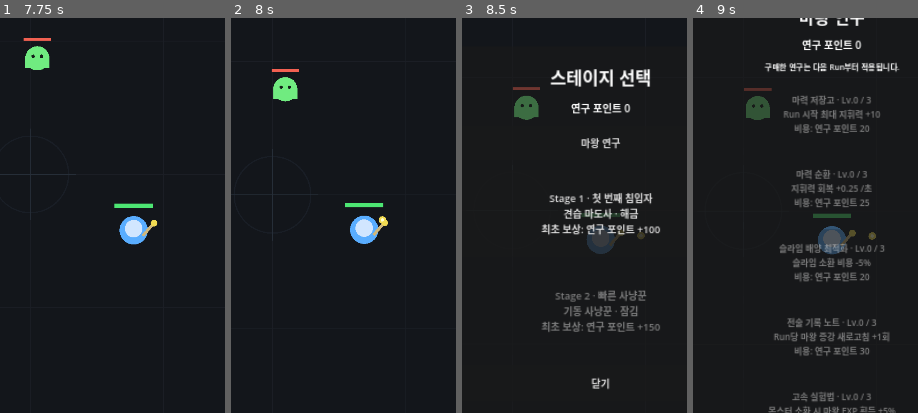
Above: before the commit, frames 1-4 (left to right).
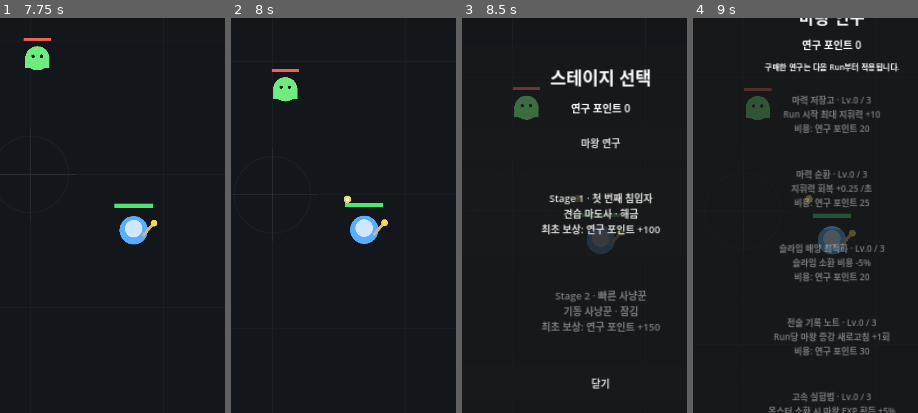
Above: after the commit, the same moments.

Repository: MinSung0732/Again-Hero-
Game: Godot game, scene res://src/main/Main.tscn
Same seed, same stepped clock (60 frames per second), same inputs: the game is played once before the commit and once after it.
Inputs:
- Up to frame 1 (7.75 s): click "스테이지" at 0.5 s; click "Stage 1 · 첫 번째 침입자 견습 마도사 · 해…" at 1.25 s; click "자동 배치" at 2 s; click "수동 배치" at 2.75 s; click "슬라임 비용 3.0" at 3.5 s; click "스테이지" at 4.25 s; click "Stage 1 · 첫 번째 침입자 견습 마도사 · 해…" at 5 s; click "자동 배치" at 5.75 s; click "수동 배치" at 6.5 s; click "슬라임 비용 3.0" at 7.25 s
- Up to frame 2 (8 s): no input
- Up to frame 3 (8.5 s): click "스테이지" at 8 s
- Up to frame 4 (9 s): click "마왕 연구" at 8.75 s
The pictures show only the part of the screen within x 19-69%, y 19-69%; the shares and areas given below are measured in that part.

Frame 1 is identical in both runs. In frame 2, less than 0.1% of the frame differs, in the area x 50-69%, y 45-52%; in frame 3, less than 0.1%; in frame 4, 0.1%, in the area x 49-82%, y 44-57%.
Error in both runs: Invalid call to function 'get_name' in base 'GDScript'. Expected 0 arguments. (res://src/battle/battle.gd:378)

Commit message:
feat: add projectile splash damage for area augments

Diff:
--- a/src/hero/hero_projectile.gd
+++ b/src/hero/hero_projectile.gd
@@ -14,6 +14,9 @@
 var damage: int = 34
 var traveled_distance: float = 0.0
 var source_hero_id: String = ""
+var splash_radius: float = 0.0
+var splash_damage_ratio: float = 0.0
+var has_impacted: bool = false
 
 @onready var projectile_sprite: AnimatedSprite2D = $ProjectileSprite
 
@@ -27,13 +30,17 @@
 	new_damage: int,
 	new_speed: float,
 	new_max_range: float,
-	new_source_hero_id: String = ""
+	new_source_hero_id: String = "",
+	new_splash_radius: float = 0.0,
+	new_splash_damage_ratio: float = 0.0
 ) -> void:
 	direction = new_direction.normalized()
 	damage = new_damage
 	speed = new_speed
 	max_range = new_max_range
 	source_hero_id = new_source_hero_id
+	splash_radius = maxf(new_splash_radius, 0.0)
+	splash_damage_ratio = clampf(new_splash_damage_ratio, 0.0, 1.0)
 	rotation = direction.angle()
 	_apply_projectile_visual()
 
@@ -46,12 +53,42 @@
 		queue_free()
 
 func _on_body_entered(body: Node) -> void:
+	if has_impacted:
+		return
 	if body == null or body.is_queued_for_deletion():
 		return
+	if not body.is_in_group("monsters") or not body.has_method("take_damage"):
+		return
 
-	if body.is_in_group("monsters") and body.has_method("take_damage"):
-		body.call("take_damage", damage)
-		queue_free()
+	has_impacted = true
+	body.call("take_damage", damage)
+
+	if splash_radius > 0.0 and splash_damage_ratio > 0.0:
+		_apply_splash_damage(body)
+
+	queue_free()
+
+func _apply_splash_damage(direct_target: Node) -> void:
+	var splash_damage := maxi(
+		1,
+		int(round(float(damage) * splash_damage_ratio))
+	)
+
+	for node in get_tree().get_nodes_in_group("monsters"):
+		if not is_instance_valid(node) or node.is_queued_for_deletion():
+			continue
+		if node == direct_target:
+			continue
+		if not node.has_method("take_damage"):
+			continue
+
+		var monster := node as Node2D
+		if monster == null:
+			continue
+		if global_position.distance_to(monster.global_position) > splash_radius:
+			continue
+
+		monster.call("take_damage", splash_damage)
 
 func _apply_projectile_visual() -> void:
 	projectile_sprite.visible = false
